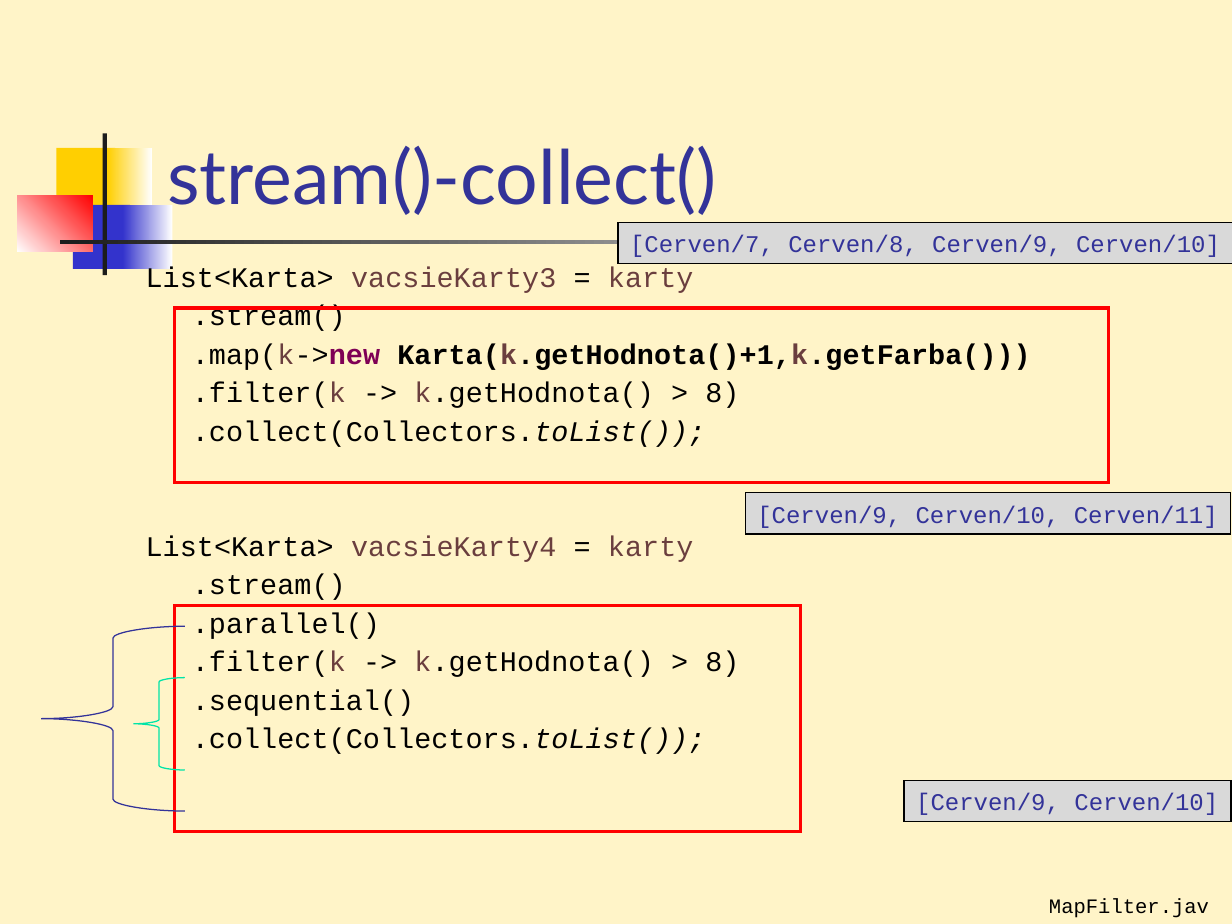
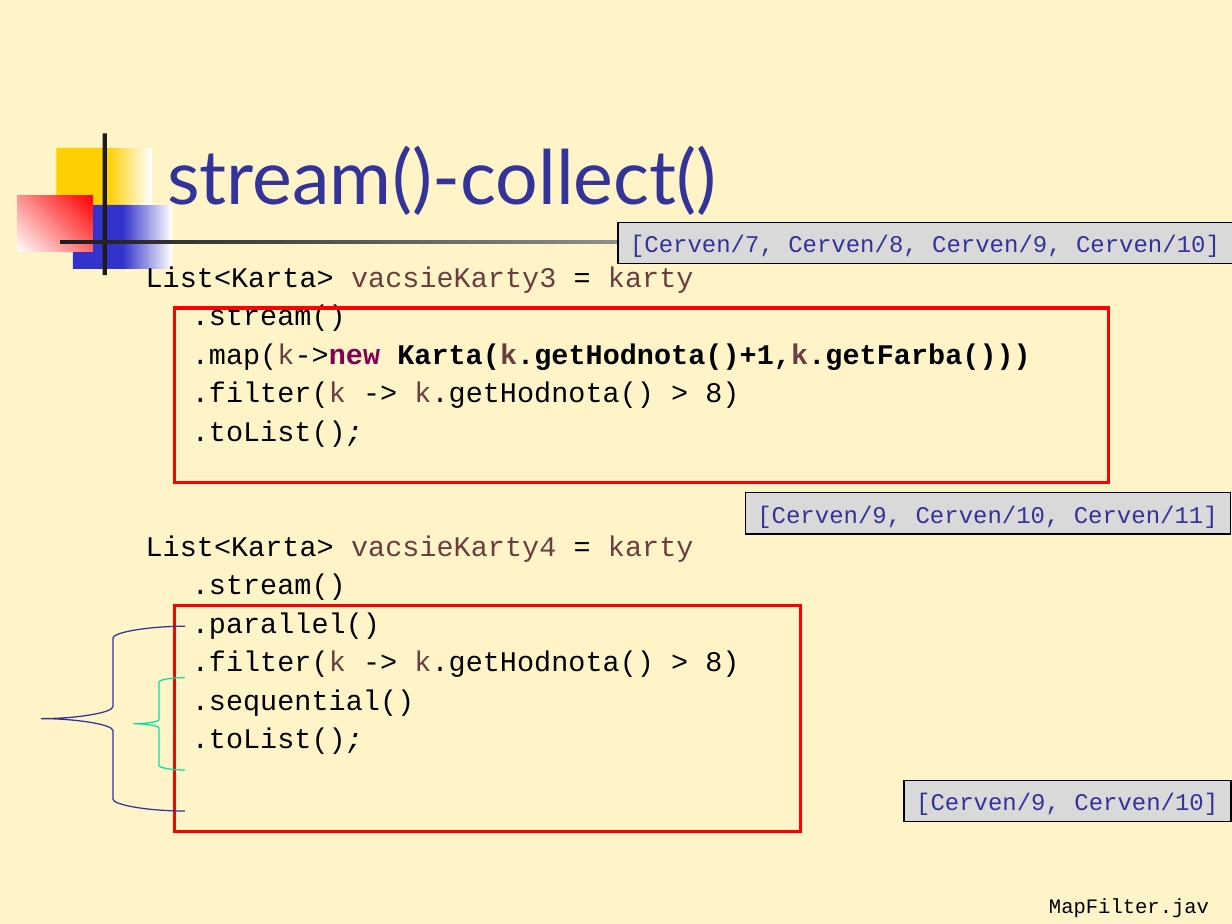
Before and after one commit to Programovanie4/Prednasky, a slide deck: slide 16 of 07/07_java.ppt. Drawn at 1232x924 pixels with LibreOffice and Linux fonts; fonts in the diff are those of the drawing. Boxes give left, top, right and bottom in pixels: in the first picture for what was removed or moved away, otherwise in the second. Text is boxed around its words. In the diff, an @@ line names an element or a change of style, - is before the commit and + after.

```diff
--- a/07/07_java.ppt
+++ b/07/07_java.ppt
@@ text at bbox=[192, 420, 363, 447]: text changed @@
-.collect(Collectors.toList());
+.toList();
@@ text at bbox=[192, 728, 363, 754]: text changed @@
-.collect(Collectors.toList());
+.toList();
```
Also in this commit, not shown: 12 other slides changed, 3 other files.
